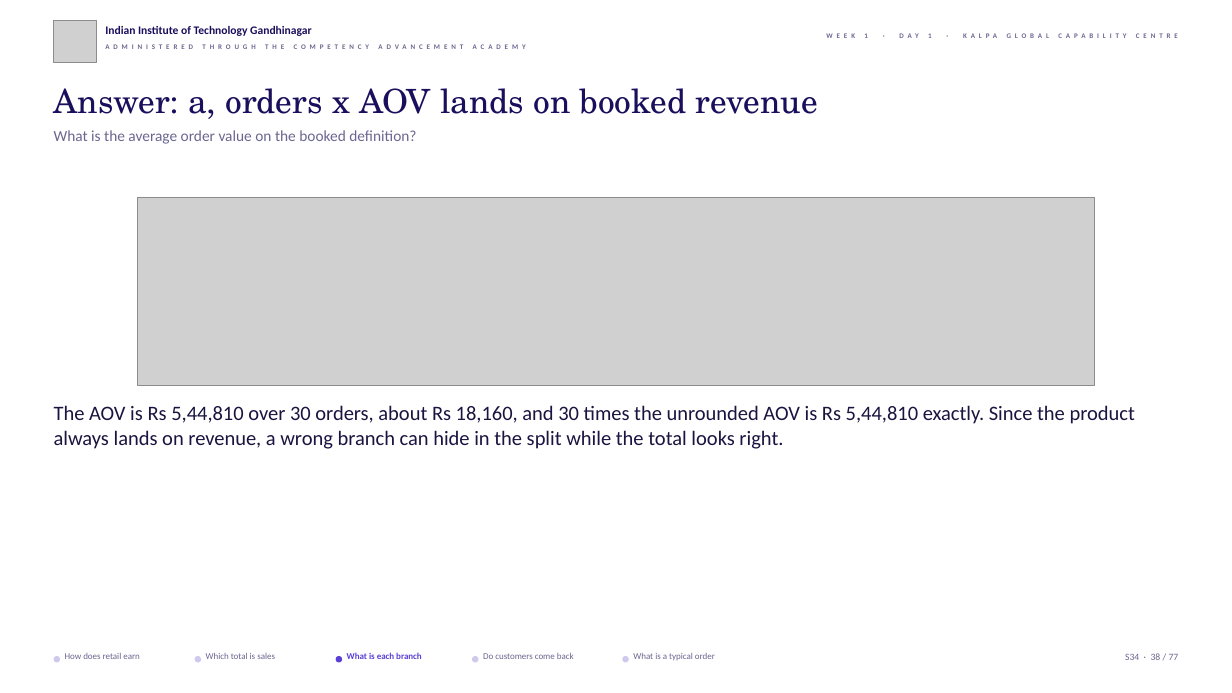
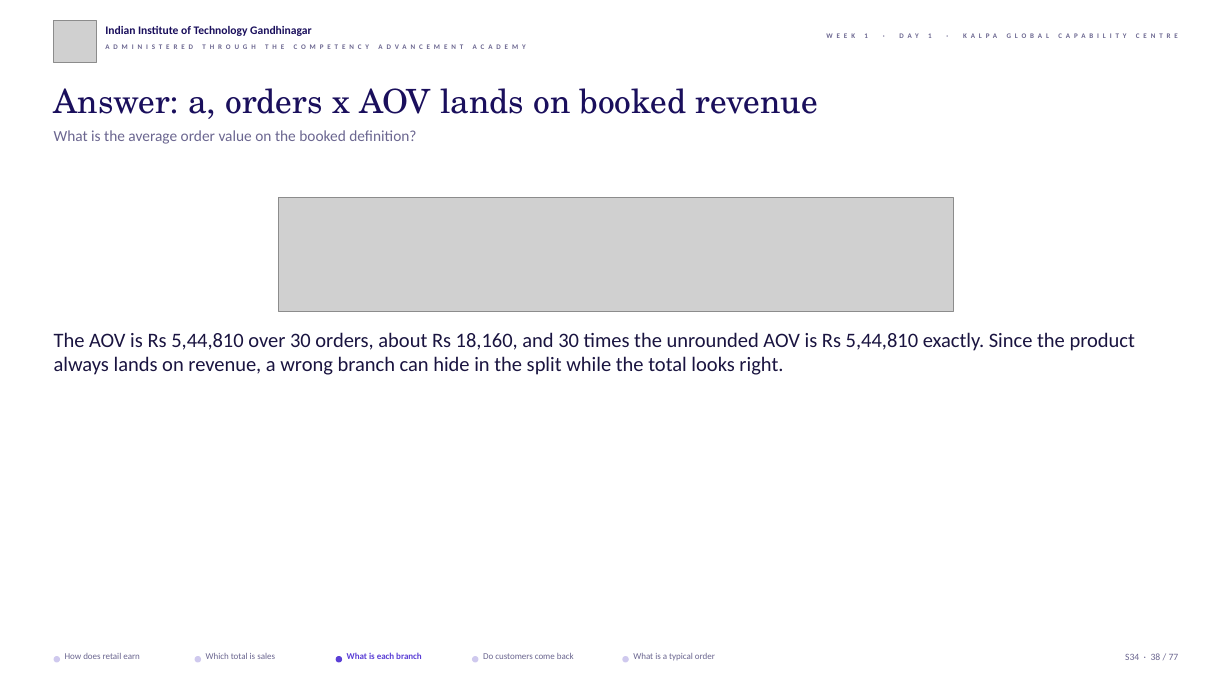
Before and after one commit to fde-academy-lab/c2-content-factory, a slide deck: slide 38 of content/W01/D1/slides/C2_W01_D01_half1_STUDENT.pptx. Drawn at 1232x693 pixels with LibreOffice and Linux fonts; fonts in the diff are those of the drawing; grey boxes stand for pictures; background and template pictures are left out. Boxes give left, top, right and bottom in pixels: in the first picture for what was removed or moved away, otherwise in the second. Text is boxed around its words. In the diff, an @@ line names an element or a change of style, - is before the commit and + after.

```diff
--- a/content/W01/D1/slides/C2_W01_D01_half1_STUDENT.pptx
+++ b/content/W01/D1/slides/C2_W01_D01_half1_STUDENT.pptx
@@ picture: place and size @@
-picture at box(138, 198, 1095, 385)
+picture at box(279, 198, 954, 311)
@@ text "The AOV is Rs 5,44,810 ...": place and size @@
-text "The AOV is Rs 5,44,810 ..." at box(54, 405, 1135, 449)
+text "The AOV is Rs 5,44,810 ..." at box(54, 332, 1135, 375)
```
Also in this commit, not shown: 23 other slides changed, 3 other files.
